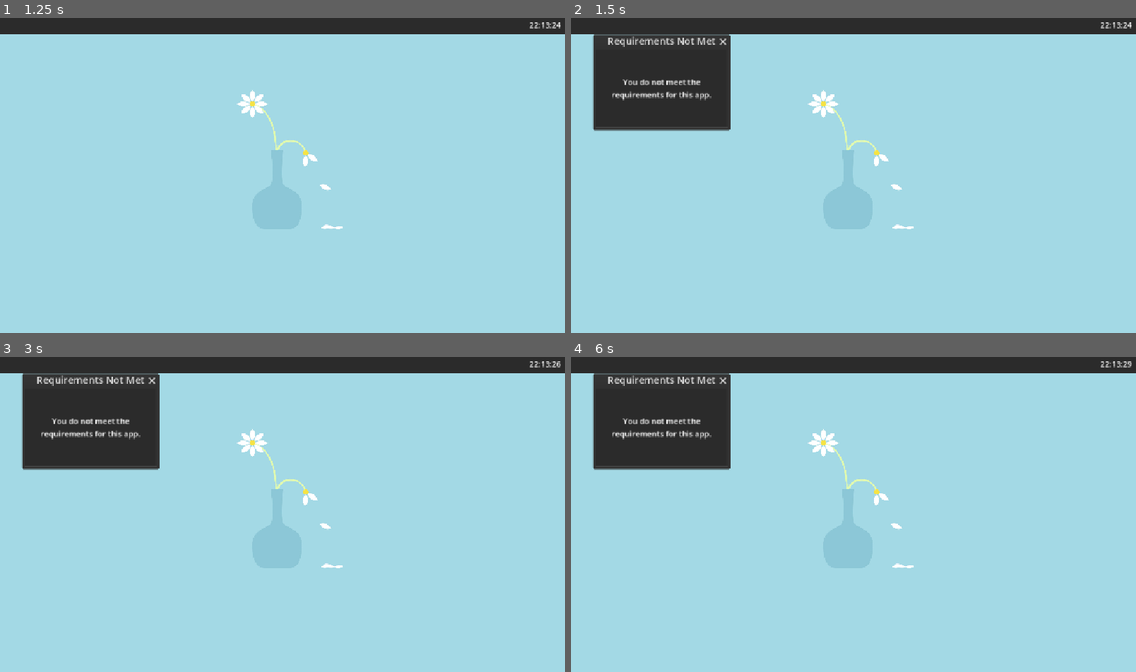
Above: before the commit, frames 1-4 (two rows, left to right).
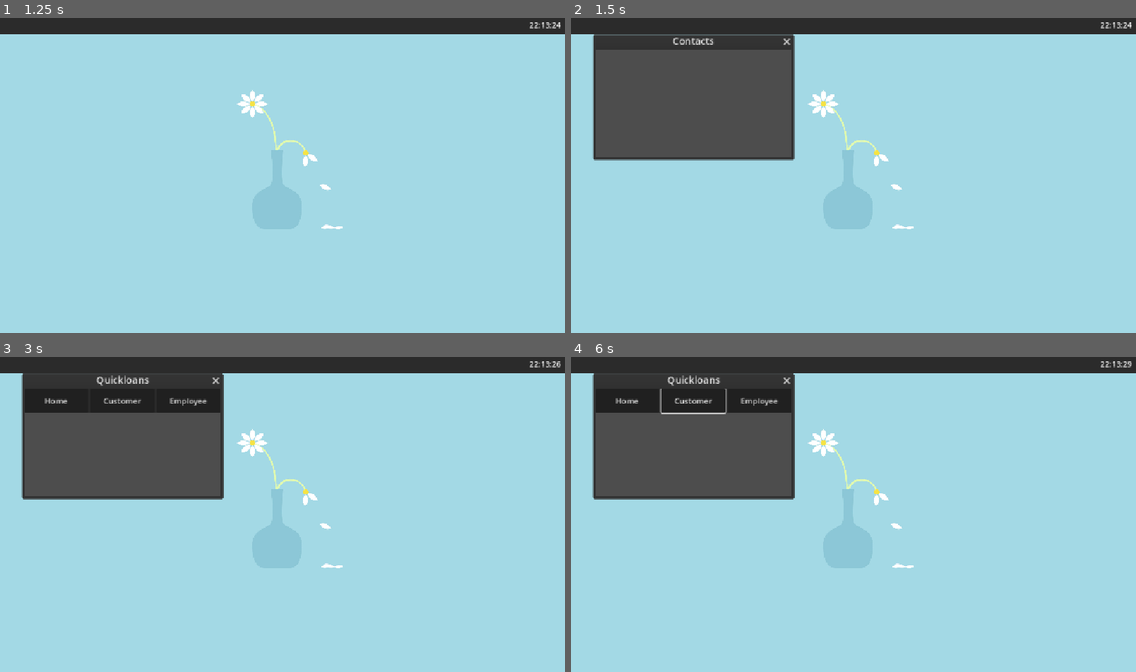
Above: after the commit, the same moments.

Repository: TotsllyRandom/employ-os
Game: Godot game, scene res://scenes/desktop.tscn
The game is run twice, just before and just after one commit, with the same random seed, the same clock (stepped at 60 frames per second) and the same inputs.
Inputs (mouse positions are in pixels of both pictures, inside the frame that each line leads up to):
- Up to frame 1 (1.25 s): tap Enter at 0.5 s; move the mouse to (406, 159) at 0.52 s; hold Right from 0.53 s (still down); tap Alt at 0.6 s; click (406, 159) at 0.67 s
- Up to frame 2 (1.5 s): tap Space (Make Window Debug) at 1.25 s; move the mouse to (740, 191) at 1.27 s; release Right at 1.28 s; hold Down from 1.28 s (still down); tap Shift at 1.35 s
- Up to frame 3 (3 s): tap Enter at 2 s; move the mouse to (339, 442) at 2.02 s; release Down at 2.03 s; hold Right 2.03-2.78 s; tap Alt at 2.1 s; tap Space (Make Window Debug) at 2.75 s; move the mouse to (254, 577) at 2.77 s; hold Up from 2.78 s (still down); tap Shift at 2.85 s; click (254, 577) at 2.92 s
- Up to frame 4 (6 s): release Up at 3.5 s; click (627, 401) at 3.5 s, where only the run after the commit has a clickable "Home"; click (695, 401) at 4.25 s, where only the run after the commit has a clickable "Customer"; click (757, 401) at 5 s, where only the run after the commit has a clickable "Employee"; tap Enter at 5.75 s; move the mouse to (1023, 561) at 5.77 s; hold Left from 5.78 s (still down); tap Alt at 5.85 s

Frame 1 is identical in both runs. In frame 2, 13% of the frame differs, in the area x 3-40%, y 5-46%; in frame 3, 11%; in frame 4, 11%.

Commit message:
new changes

Diff:
--- a/scripts/Globals/applications.gd
+++ b/scripts/Globals/applications.gd
@@ -13,7 +13,7 @@
 	},
 	"incorrectJob":{
 		"min_size" = Vector2i(270,160),
-		"max_size" = Vector2i(270,160),
+		"max_size" = Vector2i(280,170),
 		"name" = "Requirements Not Met",
 	},
 }
@@ -24,3 +24,6 @@
 "max-size" - maximum size of window
 "req_job" - required job, if any
 """
+
+func get_random():
+	return apps.keys()[randi_range(0,len(apps.keys())-1)]
--- a/scripts/desktop.gd
+++ b/scripts/desktop.gd
@@ -19,7 +19,7 @@
 # Called every frame. 'delta' is the elapsed time since the previous frame.
 func _process(delta: float) -> void:
 	if Input.is_action_just_pressed("Make Window Debug"):
-		make_window("incorrectJob")
+		make_window(Applicatons.get_random())
 	$topBar/time.text = GameTime.get_clock_time()
 
 func make_window(app:String):
--- a/scripts/window.gd
+++ b/scripts/window.gd
@@ -11,6 +11,10 @@
 	var scene = load("res://scenes/apps/" + name + ".tscn")
 	if scene:
 		add_child(scene.instantiate())
+	if Applicatons.apps[name].get("min_size"):
+		min_size = Applicatons.apps[name].get("min_size")
+	if Applicatons.apps[name].get("max_size"):
+		max_size = Applicatons.apps[name].get("max_size")
 
 func close():
 	queue_free()
@@ -18,10 +22,3 @@
 func _process(_delta: float) -> void:
 	position.y = clamp(position.y,Settings.top_bar_size + 30, get_parent().size.y - size.y)
 	position.x = clamp(position.x,0, get_parent().size.x - size.x)
-
-	if Applicatons.apps[name].get("min_size"):
-		size.x = max(size.x, Applicatons.apps[name].get("min_size").x)
-		size.y = max(size.y, Applicatons.apps[name].get("min_size").y)
-	if Applicatons.apps[name].get("max_size"):
-		size.x = min(size.x, Applicatons.apps[name].get("max_size").x)
-		size.y = min(size.y, Applicatons.apps[name].get("max_size").y)
